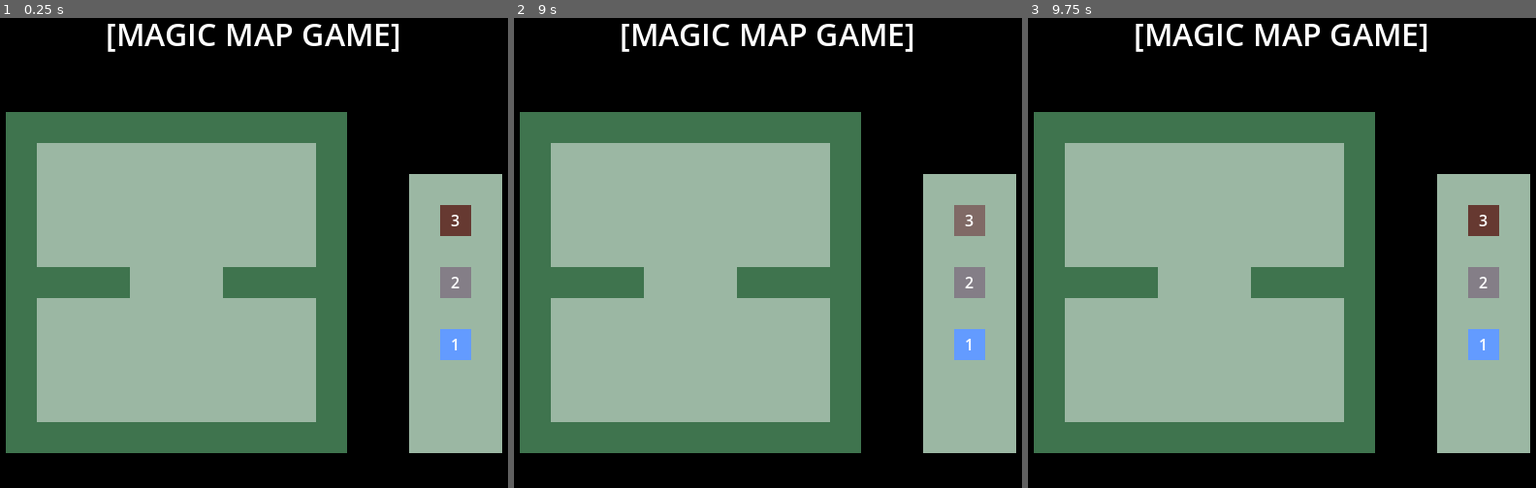
Above: before the commit, frames 1-3 (left to right).
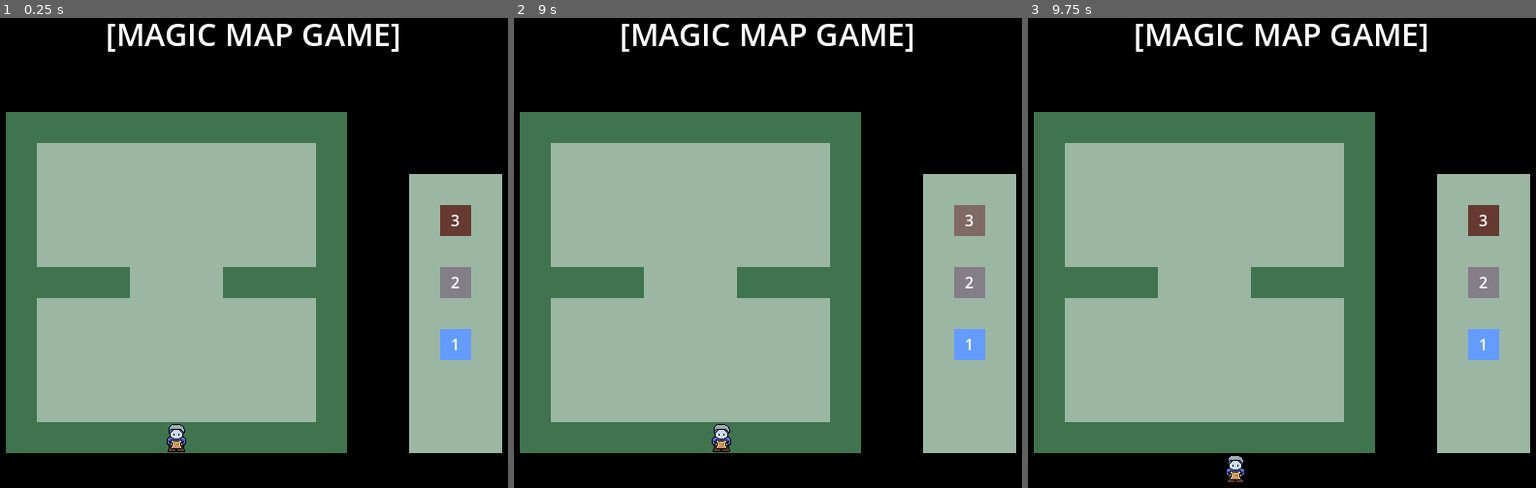
Above: after the commit, the same moments.

Repository: conor-wilson/expeditiongame
Game: Godot game, scene res://scenes/main.tscn
Same seed, same stepped clock (60 frames per second), same inputs: the game is played once before the commit and once after it.
Inputs (mouse positions are in pixels of both pictures, inside the frame that each line leads up to):
- Up to frame 1 (0.25 s): no input
- Up to frame 2 (9 s): click (534, 126) at 0.52 s; click (564, 126) at 1.27 s; click (595, 126) at 2.02 s; click (630, 126) at 2.77 s; click (661, 126) at 3.52 s; click (691, 126) at 4.27 s; click (722, 126) at 5.02 s; click (752, 126) at 5.77 s; click (783, 126) at 6.52 s; click (813, 126) at 7.27 s; click (844, 126) at 8.02 s; tap Enter at 8.75 s; move the mouse to (905, 206) at 8.77 s; hold Right (right, bound only after the commit) from 8.78 s (still down)
- Up to frame 3 (9.75 s): tap Space at 9.5 s; move the mouse to (1160, 262) at 9.52 s; release Right (right, bound only after the commit) at 9.53 s; hold Down (down, bound only after the commit) from 9.53 s (still down)

The runs differ from the first frame. In frame 1, 0.2% of the frame differs, in the area x 32-37%, y 86-93%; in frame 2, 0.2%; in frame 3, 0.1%.

Commit message:
Added character with basic movement

Diff:
--- a/project.godot
+++ b/project.godot
@@ -34,6 +34,30 @@
 "events": [Object(InputEventMouseButton,"resource_local_to_scene":false,"resource_name":"","device":-1,"window_id":0,"a …(253 unchanged characters)…
 ]
 }
+up={
+"deadzone": 0.2,
+"events": [Object(InputEventKey,"resource_local_to_scene":false,"resource_name":"","device":-1,"window_id":0,"alt_pressed":false,"shift_pressed":false,"ctrl_pressed":false,"meta_pressed":false,"pressed":false,"keycode":0,"physical_keycode":4194320,"key_label":0,"unicode":0,"location":0,"echo":false,"script":null)
+, Object(InputEventKey,"resource_local_to_scene":false,"resource_name":"","device":-1,"window_id":0,"alt_pressed":false,"shift_pressed":false,"ctrl_pressed":false,"meta_pressed":false,"pressed":false,"keycode":0,"physical_keycode":87,"key_label":0,"unicode":119,"location":0,"echo":false,"script":null)
+]
+}
+down={
+"deadzone": 0.2,
+"events": [Object(InputEventKey,"resource_local_to_scene":false,"resource_name":"","device":-1,"window_id":0,"alt_pressed":false,"shift_pressed":false,"ctrl_pressed":false,"meta_pressed":false,"pressed":false,"keycode":0,"physical_keycode":4194322,"key_label":0,"unicode":0,"location":0,"echo":false,"script":null)
+, Object(InputEventKey,"resource_local_to_scene":false,"resource_name":"","device":-1,"window_id":0,"alt_pressed":false,"shift_pressed":false,"ctrl_pressed":false,"meta_pressed":false,"pressed":false,"keycode":0,"physical_keycode":83,"key_label":0,"unicode":115,"location":0,"echo":false,"script":null)
+]
+}
+left={
+"deadzone": 0.2,
+"events": [Object(InputEventKey,"resource_local_to_scene":false,"resource_name":"","device":-1,"window_id":0,"alt_pressed":false,"shift_pressed":false,"ctrl_pressed":false,"meta_pressed":false,"pressed":false,"keycode":0,"physical_keycode":4194319,"key_label":0,"unicode":0,"location":0,"echo":false,"script":null)
+, Object(InputEventKey,"resource_local_to_scene":false,"resource_name":"","device":-1,"window_id":0,"alt_pressed":false,"shift_pressed":false,"ctrl_pressed":false,"meta_pressed":false,"pressed":false,"keycode":0,"physical_keycode":65,"key_label":0,"unicode":97,"location":0,"echo":false,"script":null)
+]
+}
+right={
+"deadzone": 0.2,
+"events": [Object(InputEventKey,"resource_local_to_scene":false,"resource_name":"","device":-1,"window_id":0,"alt_pressed":false,"shift_pressed":false,"ctrl_pressed":false,"meta_pressed":false,"pressed":false,"keycode":0,"physical_keycode":4194321,"key_label":0,"unicode":0,"location":0,"echo":false,"script":null)
+, Object(InputEventKey,"resource_local_to_scene":false,"resource_name":"","device":-1,"window_id":0,"alt_pressed":false,"shift_pressed":false,"ctrl_pressed":false,"meta_pressed":false,"pressed":false,"keycode":0,"physical_keycode":68,"key_label":0,"unicode":100,"location":0,"echo":false,"script":null)
+]
+}
 
 [rendering]
 
--- a/scenes/levels/level.gd
+++ b/scenes/levels/level.gd
@@ -7,6 +7,7 @@
 
 @export var block_tiles:TileMapLayer
 @export var inventory:Array[Global.Block]
+@export var player_start_position:Vector2i = Vector2i(5, 10)
 
 var block_tilemap_coords:Dictionary = {
 	Global.Block.EMPTY: Vector2i(-1,-1),
@@ -25,11 +26,27 @@
 				tile.connect("pressed", _on_tile_pressed)
 				tile.connect("hovered", _on_tile_hovered)
 
+func _process(delta: float) -> void:
+	if Input.is_action_just_pressed("up"):
+		$Player.walk(Vector2i.UP)
+	if Input.is_action_just_pressed("down"):
+		$Player.walk(Vector2i.DOWN)
+	if Input.is_action_just_pressed("left"):
+		$Player.walk(Vector2i.LEFT)
+	if Input.is_action_just_pressed("right"):
+		$Player.walk(Vector2i.RIGHT)
+
 
 func load():
+
 	# TODO: Reset tiles
+
+	# Reset the inventory
 	InventoryManager.set_inventory(inventory)
 	$Inventory.refresh_inventory()
+
+	# Move the Player to the start position
+	$Player.teleport(player_start_position)
 
 func _on_tile_pressed() -> void:
 
--- a/scenes/levels/level.tscn
+++ b/scenes/levels/level.tscn
@@ -1,9 +1,10 @@
-[gd_scene load_steps=6 format=4 uid="uid://rfdyr27e7slo"]
+[gd_scene load_steps=7 format=4 uid="uid://rfdyr27e7slo"]
 
 [ext_resource type="Script" uid="uid://deljq3x1fx6hv" path="res://scenes/levels/level.gd" id="1_b2cq8"]
 [ext_resource type="TileSet" uid="uid://cro1fx4ifi25h" path="res://scenes/gametiles.tres" id="2_xb4v1"]
 [ext_resource type="PackedScene" uid="uid://bqqiceuiy84sl" path="res://scenes/levels/tile_button.tscn" id="3_urvlt"]
 [ext_resource type="PackedScene" uid="uid://k2me1ajen246" path="res://scenes/inventory/inventory.tscn" id="4_xb4v1"]
+[ext_resource type="PackedScene" uid="uid://c5v700ycfca72" path="res://scenes/player/player.tscn" id="5_urvlt"]
 
 [sub_resource type="RectangleShape2D" id="RectangleShape2D_xb4v1"]
 size = Vector2(352, 352)
@@ -987,6 +988,8 @@
 position = Vector2(176, 176)
 shape = SubResource("RectangleShape2D_xb4v1")
 
+[node name="Player" parent="." instance=ExtResource("5_urvlt")]
+
 [connection signal="focus_grabbed" from="Inventory" to="." method="_on_inventory_focus_grabbed"]
 [connection signal="mouse_exited" from="GameArea" to="." method="_on_game_area_mouse_exited"]
 
--- /dev/null
+++ b/scenes/player/player.gd
@@ -0,0 +1,11 @@
+extends TileMapLayer
+
+var character_coords:Vector2i
+
+func teleport(new_coords:Vector2i):
+	clear()
+	character_coords = new_coords
+	set_cell(new_coords, 0, Vector2i(0,0))
+
+func walk(direction:Vector2i):
+	teleport(character_coords+direction)
--- /dev/null
+++ b/scenes/player/player.tscn
@@ -0,0 +1,19 @@
+[gd_scene load_steps=5 format=3 uid="uid://c5v700ycfca72"]
+
+[ext_resource type="Texture2D" uid="uid://mumnbvlobwxo" path="res://assets/art/player/Player.png" id="1_8afob"]
+[ext_resource type="Script" uid="uid://coytss6thqkkf" path="res://scenes/player/player.gd" id="2_dovo2"]
+
+[sub_resource type="TileSetAtlasSource" id="TileSetAtlasSource_dovo2"]
+texture = ExtResource("1_8afob")
+texture_region_size = Vector2i(32, 32)
+0:0/0 = 0
+0:1/0 = 0
+
+[sub_resource type="TileSet" id="TileSet_gmlin"]
+tile_size = Vector2i(32, 32)
+sources/0 = SubResource("TileSetAtlasSource_dovo2")
+
+[node name="Player" type="TileMapLayer"]
+tile_map_data = PackedByteArray(0, 0, 5, 0, 10, 0, 0, 0, 0, 0, 0, 0, 0, 0)
+tile_set = SubResource("TileSet_gmlin")
+script = ExtResource("2_dovo2")
Binary file added: assets/art/player/Player.aseprite
Binary file added: assets/art/player/Player.png
Not shown, added: assets/art/player/Player.png.import
Not shown, added: scenes/player/player.gd.uid
